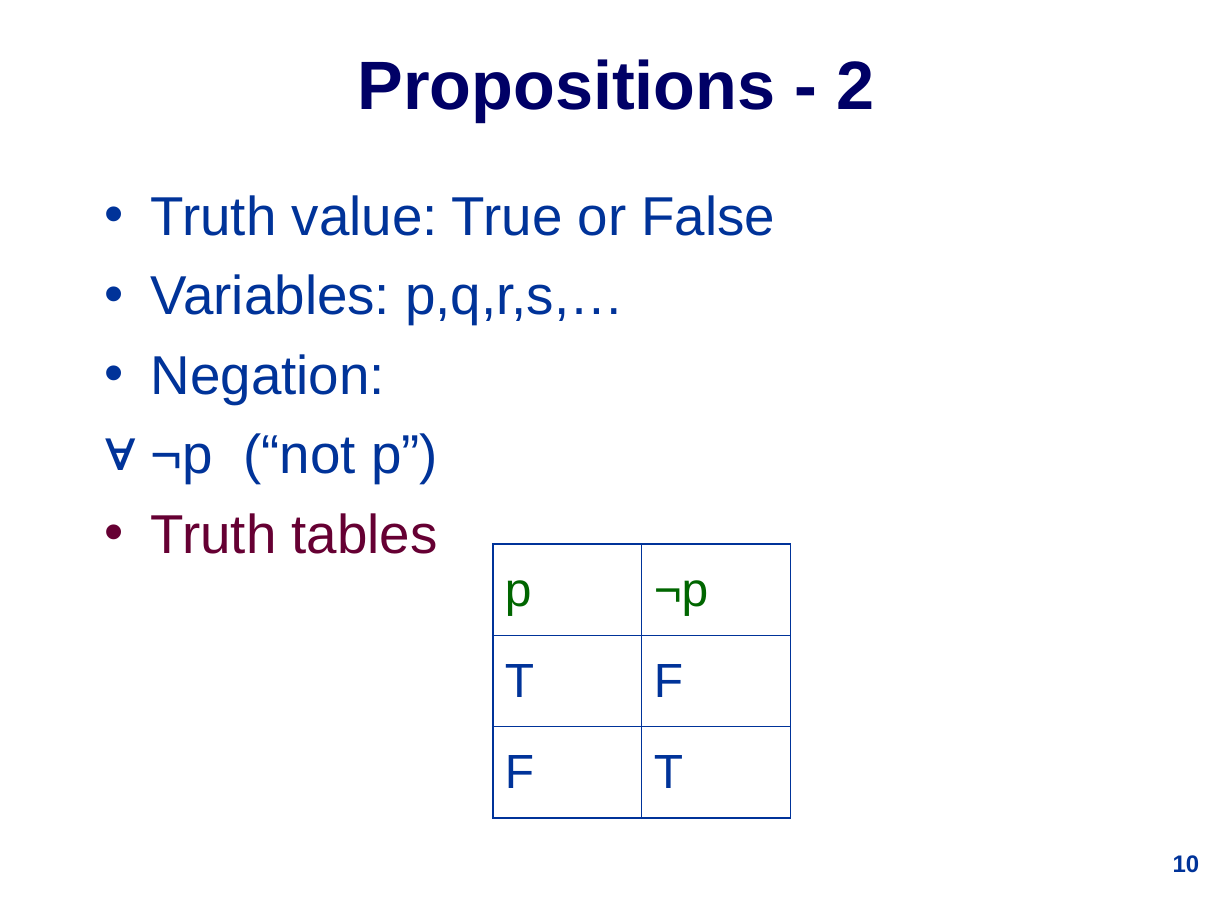
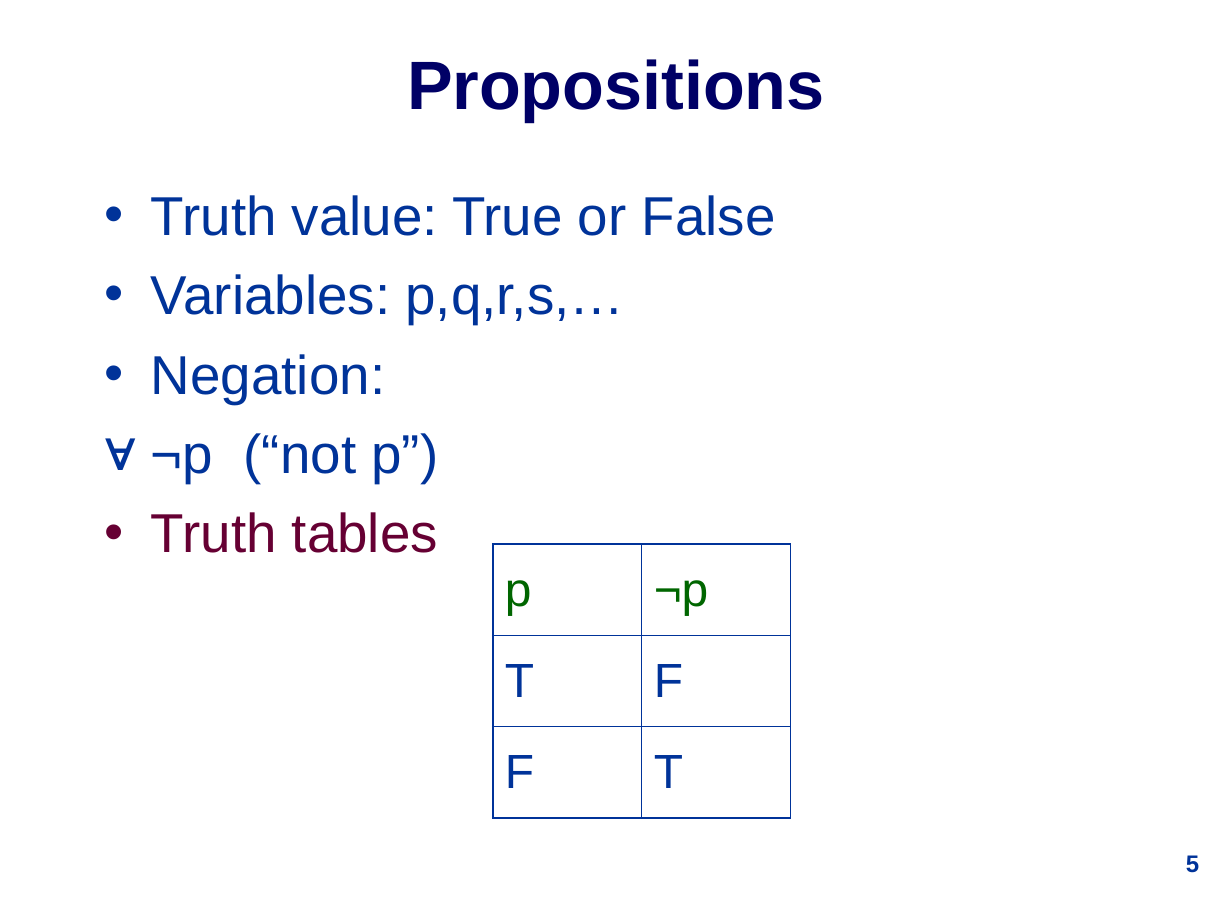
Before and after one commit to udohsolomon/lecture_slide_programming, a slide deck: slide 5 of week_1/1019Lec1.ppt (slide 10 before the commit). Drawn at 1232x924 pixels with LibreOffice and Linux fonts; fonts in the diff are those of the drawing. Boxes give left, top, right and bottom in pixels: in the first picture for what was removed or moved away, otherwise in the second. Text is boxed around its words. In the diff, an @@ line names an element or a change of style, - is before the commit and + after.

```diff
--- a/week_1/1019Lec1.ppt
+++ b/week_1/1019Lec1.ppt
@@ title at [407,59,825,122]: text changed @@
-Propositions - 2
+Propositions
@@ page number at [1186,855,1199,873]: text changed @@
-10
+5
```
Also in this commit, not shown: 8 other slides changed, 10 slides added, 12 slides removed.
